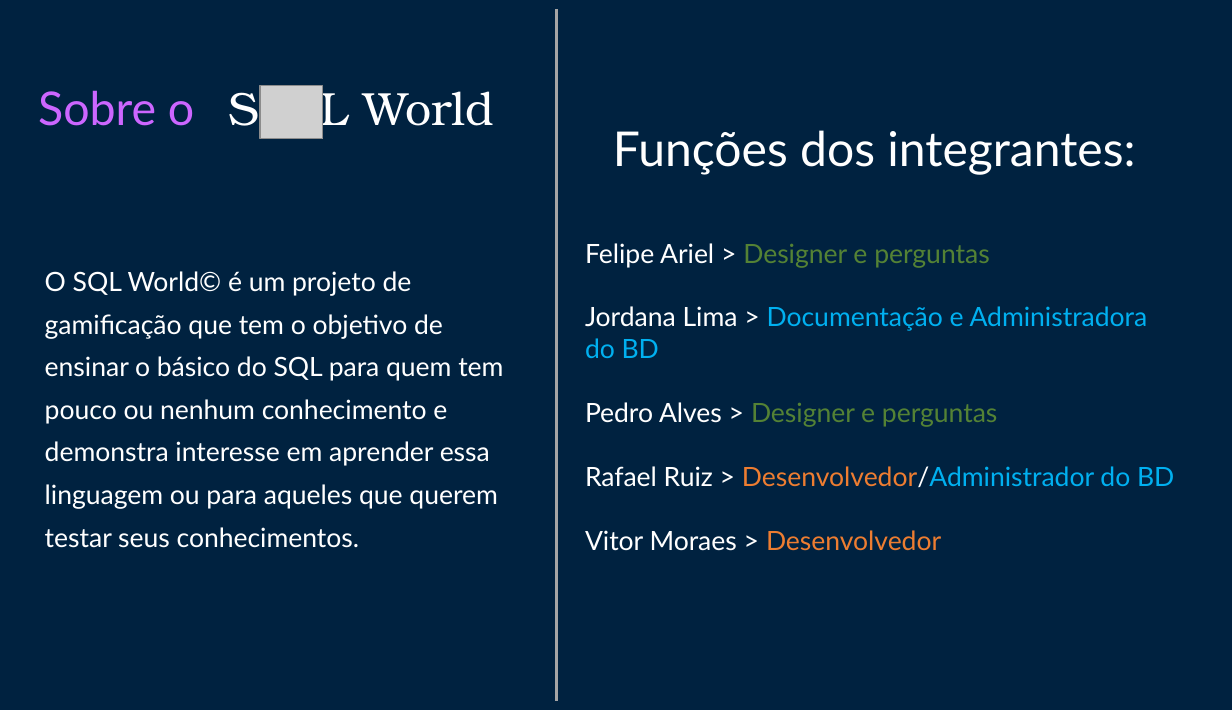
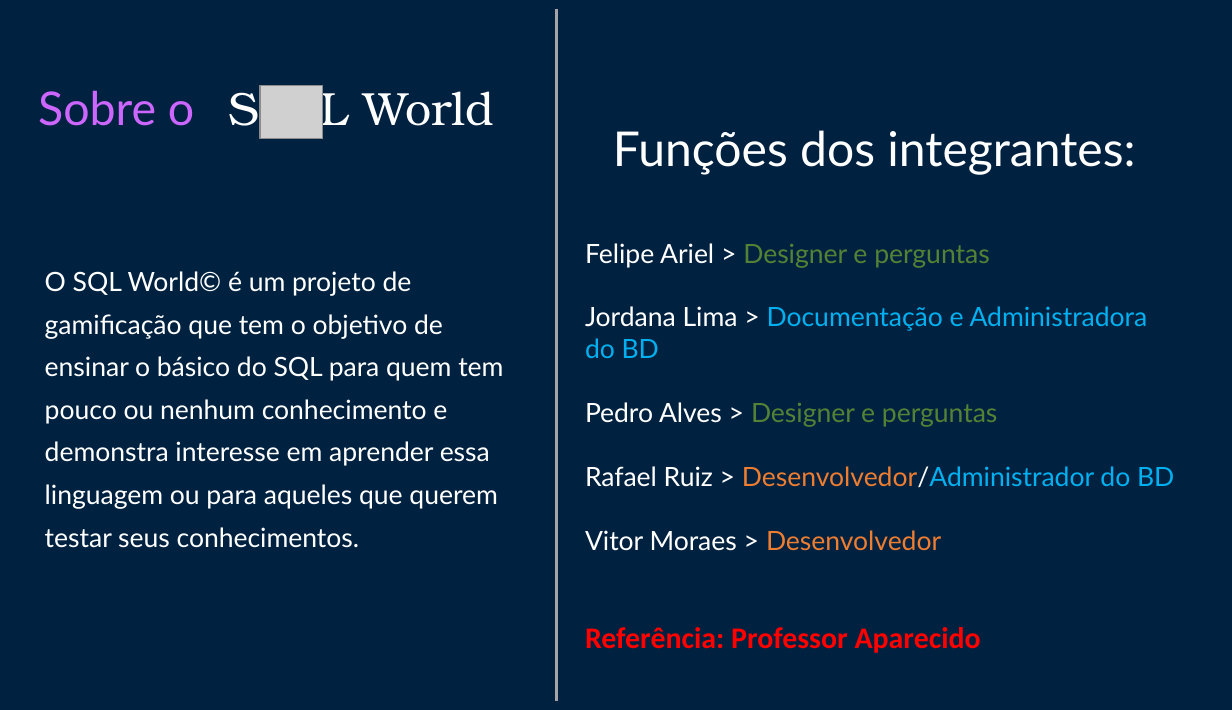
Before and after one commit to RafaelRuizSilva/Projeto-Interdisciplinar-Maua-S1, a slide deck: slide 1 of images/sobre.pptx. Drawn at 1232x710 pixels with LibreOffice and Linux fonts; fonts in the diff are those of the drawing; grey boxes stand for pictures. Boxes give left, top, right and bottom in pixels: in the first picture for what was removed or moved away, otherwise in the second. Text is boxed around its words. In the diff, an @@ line names an element or a change of style, - is before the commit and + after.

```diff
--- a/images/sobre.pptx
+++ b/images/sobre.pptx
@@ text added at <box>585,627,981,653</box>, 18 pt, text #FF0000, bold @@
+Referência: Professor Aparecido
```
Also in this commit, not shown: 30 other files.
